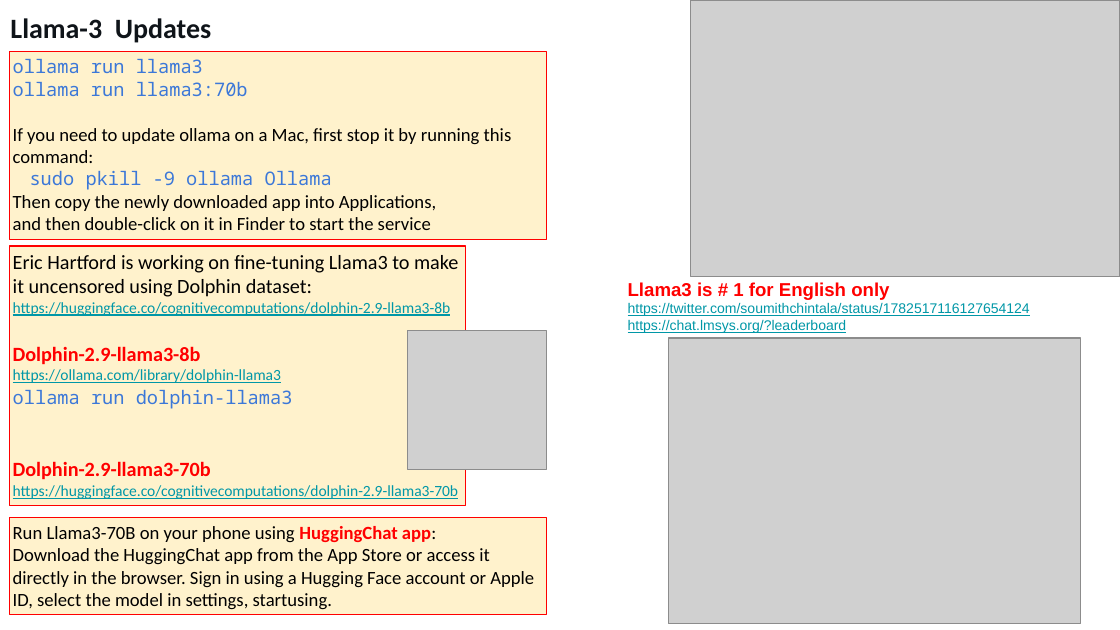
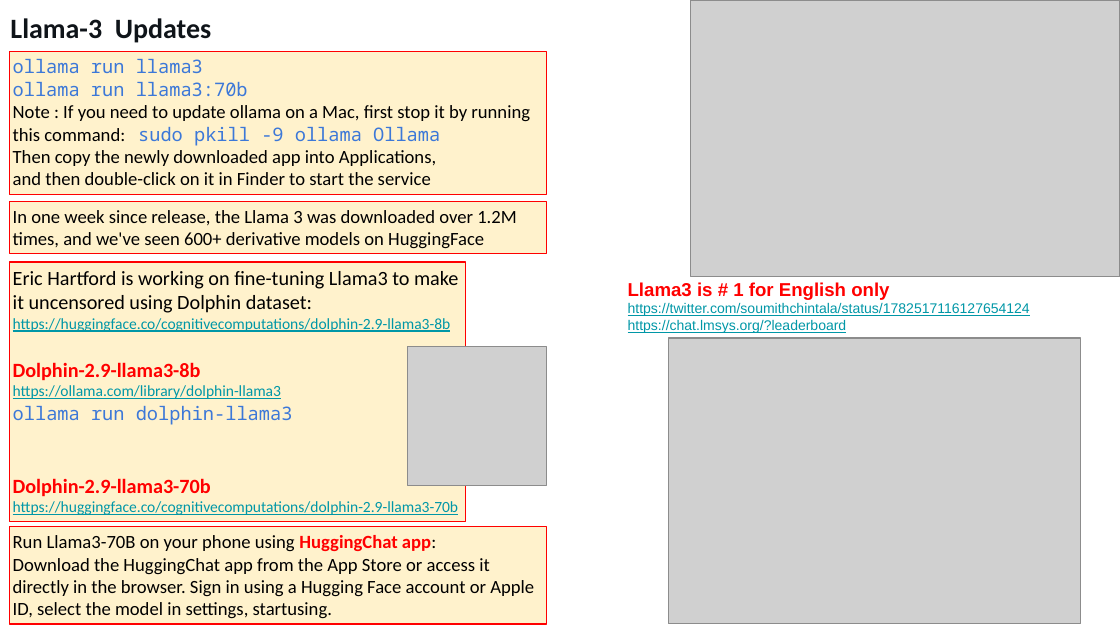
Before and after one commit to lselector/seminar, a slide deck: slide 3 of 2024/2024-04-26-AI-Updates.pptx. Drawn at 1120x630 pixels with LibreOffice and Linux fonts; fonts in the diff are those of the drawing; grey boxes stand for pictures. Boxes give left, top, right and bottom in pixels: in the first picture for what was removed or moved away, otherwise in the second. Text is boxed around its words. In the diff, an @@ line names an element or a change of style, - is before the commit and + after.

Commit message:
update

```diff
--- a/2024/2024-04-26-AI-Updates.pptx
+++ b/2024/2024-04-26-AI-Updates.pptx
@@ rectangle "ollama run llama3": place and size @@
-rectangle "ollama run llama3" at [9,52,545,240]
+rectangle "ollama run llama3" at [9,52,545,194]
@@ text in rectangle at [13,105,530,146]: text changed @@
-If you need to update ollama on a Mac, first stop it by running this command:
-sudo pkill -9 ollama Ollama
+Note : If you need to update ollama on a Mac, first stop it by running this command: sudo pkill -9 ollama Ollama
@@ rectangle added at [9,202,545,253], fill #FFF2CC, outline #FF0000 0.75 pt, 12 pt, text #000000 @@
+In one week since release, the Llama 3 was downloaded over 1.2M times, and we've seen 600+ derivative models on HuggingFace
@@ rectangle "Eric Hartford is working on ...": place and size @@
-rectangle "Eric Hartford is working on ..." at [9,246,466,506]
+rectangle "Eric Hartford is working on ..." at [9,262,466,522]
@@ picture: place and size @@
-picture at [408,330,547,469]
+picture at [408,347,547,486]
@@ rectangle "Run Llama3-70B on your phone ...": place and size @@
-rectangle "Run Llama3-70B on your phone ..." at [9,517,545,615]
+rectangle "Run Llama3-70B on your phone ..." at [9,526,545,624]
```
Also in this commit, not shown: 3 other slides changed.
